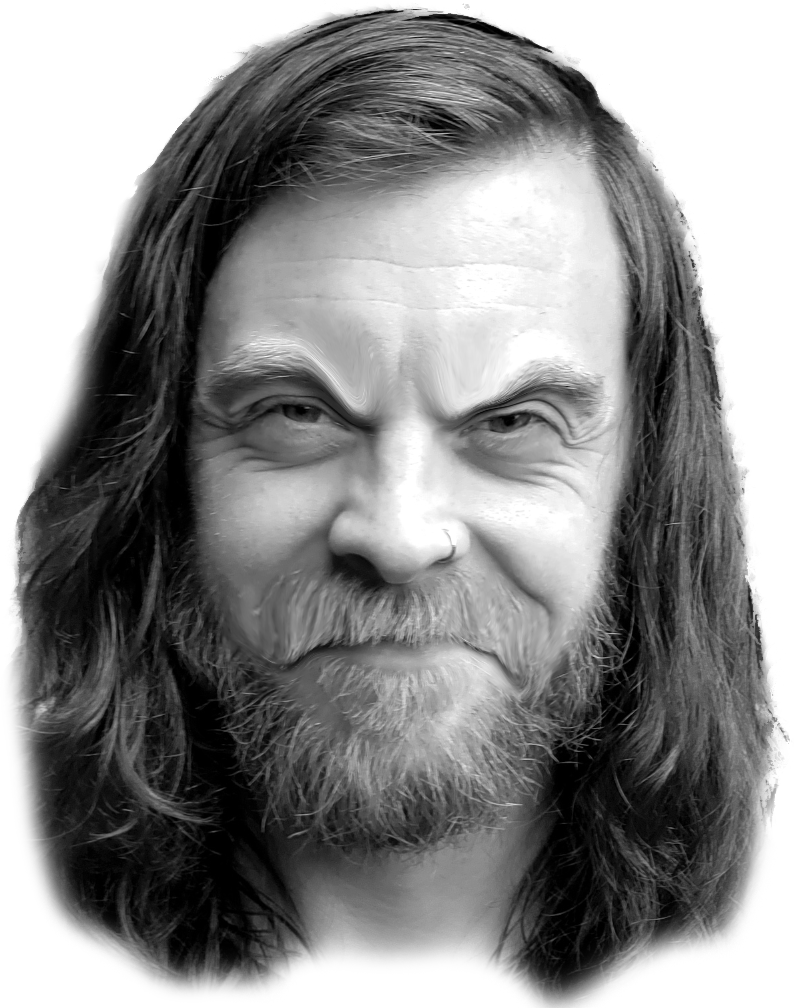
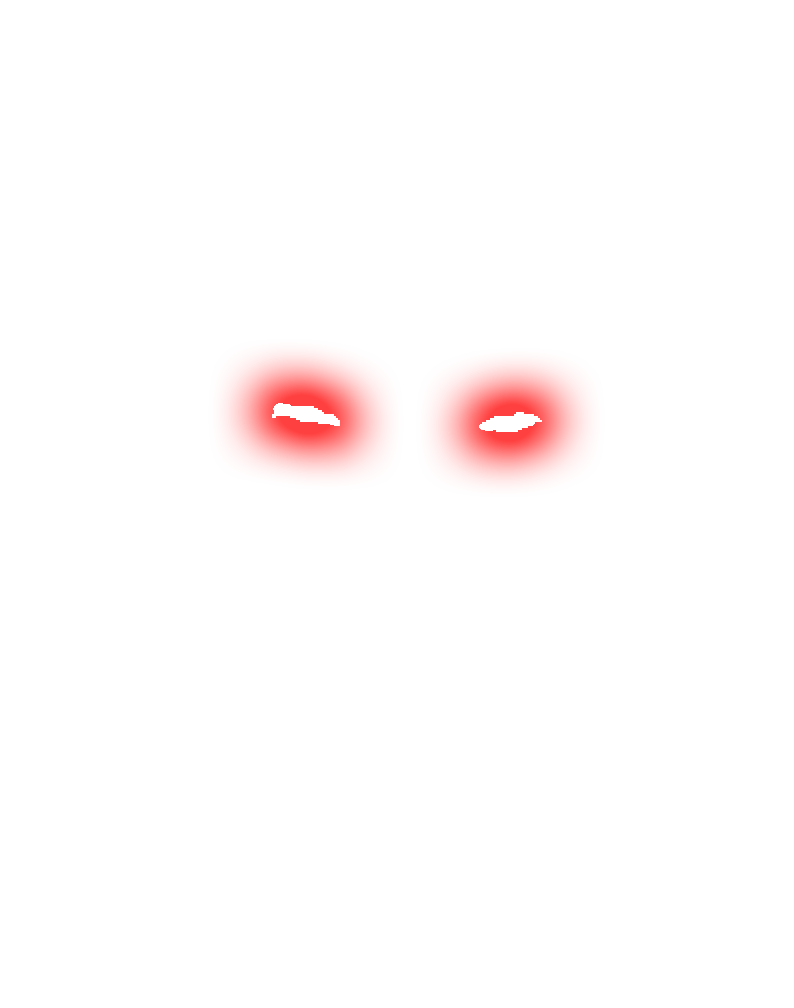
Before/after of a (794, 1008) layered artwork. What changed in the layer stack:
hid "Layer 2" over [285, 631, 502, 861]
added layer "Layer 5" above "Layer 4" over [272, 403, 542, 432]
hid "Layer 0" over [4, 3, 793, 1008]
